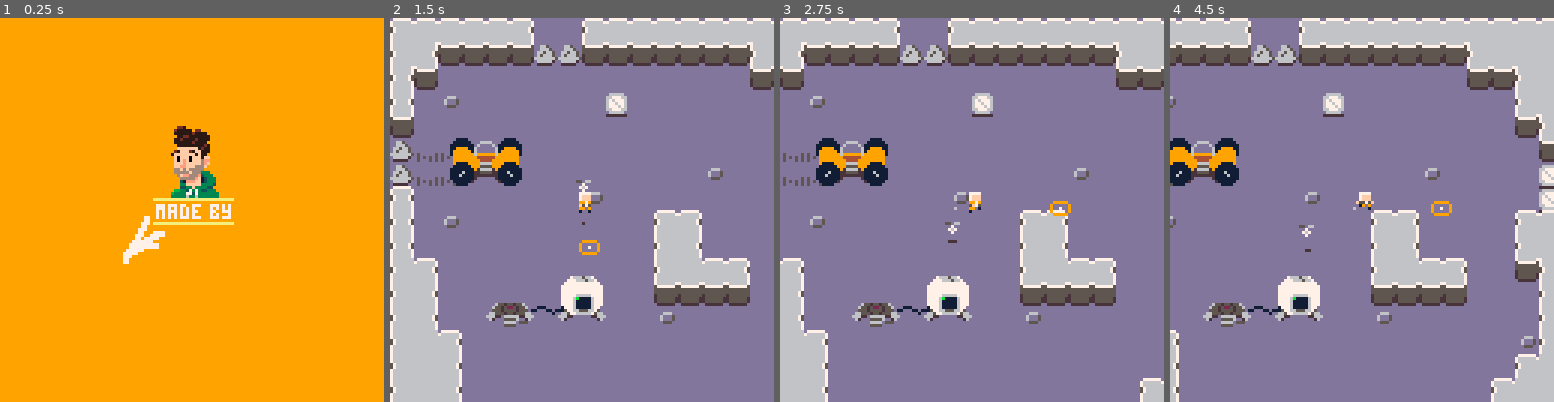
Above: before the commit, frames 1-4 (left to right).
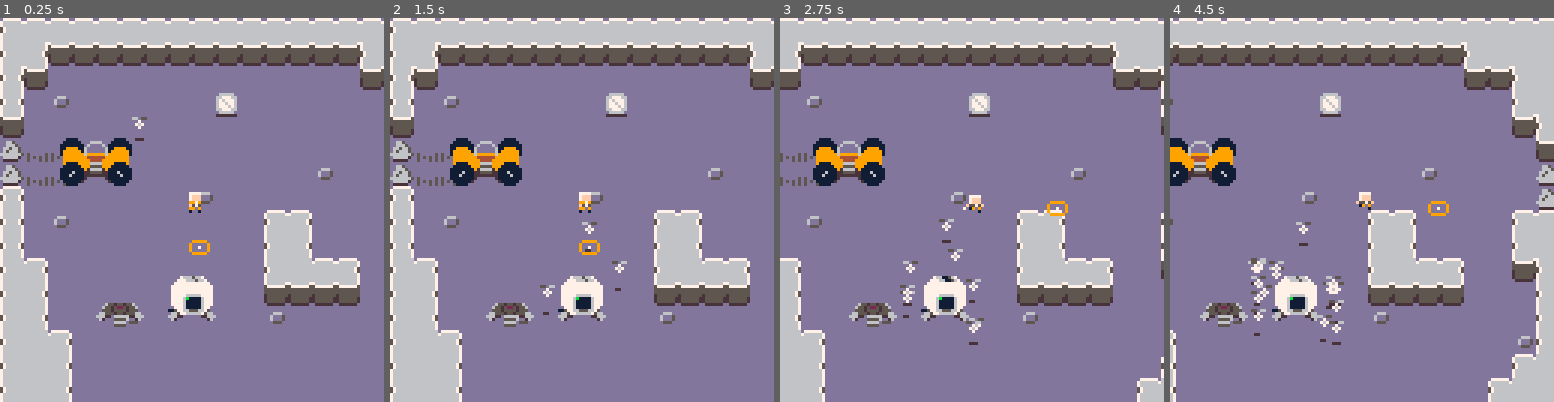
Above: after the commit, the same moments.

Repository: kevinthompson/moonbreak-p8
Game: PICO-8 cartridge moonbreak.p8
The game is run twice, just before and just after one commit, with the same random seed, the same clock (stepped at 60 frames per second) and the same inputs.
Inputs:
- Up to frame 1 (0.25 s): no input
- Up to frame 2 (1.5 s): tap X (X key) at 0.33, 1.07 s; tap O (Z key) at 0.7 s
- Up to frame 3 (2.75 s): hold Right 1.6-2.1 s; tap O (Z key) at 1.7, 2.1, 2.5 s; tap X (X key) at 1.85 s; hold Up 2.15-2.42 s; hold Right from 2.47 s (still down)
- Up to frame 4 (4.5 s): tap O (Z key) every 0.4 s from 2.9 to 4.1 s; tap X (X key) at 2.97, 4.08 s; release Right at 3.03 s; hold Left 3.08-3.58 s; hold Down 3.63-3.97 s; hold Right from 4.02 s (still down)

The runs differ from the first frame. In frame 1, 99% of the frame differs, in the area x 0-100%, y 0-100%; in frame 2, 1.8%; in frame 3, 8.5%; in frame 4, 9.1%.

Commit message:
feat: bot spawning

Diff:
--- a/moonbreak.p8
+++ b/moonbreak.p8
@@ -29,9 +29,10 @@
 #include scripts/entities/rover.lua
 #include scripts/entities/pod.lua
 #include scripts/entities/cursor.lua
-#include scripts/entities/machine.lua
 #include scripts/entities/obstacle.lua
 #include scripts/entities/enemy.lua
+#include scripts/entities/collector.lua
+#include scripts/entities/spawner.lua
 
 -- main
 #include scripts/main.lua
@@ -44,10 +45,10 @@
 000000000000000007767700611700000000000000000000611111600500000519999999699999960000000006e0005507777777777777700000000000000000
 00000000000000000077700061110000000000000000000066555660050505050999999994444449000000000000006607777777777777700000000000000000
 00000000000000000000000000000000000000000000000066666660050005050999999999444499000000000000005507777766666777700000000000000000
-000000000000000000000000066666000666660000000000776666770000000009111199996666990000000000000000077776b1111677700000000000000000
-00777700007777000000000066777660667776600000000076511567000000000111111999555599000000000000000007777611111677700000000000000000
-007fff00007fff00007777006767776067677760000000006511115600000000111111119e6666e9000000000000000007777611111677700000000000000000
-007fff00007fff00007fff00677677606776776000000000651111560000000011116111ee5555ee000000000000000000777611111677000000000000000000
+000000000000000000000000066666000666660000000000776666770000000009111199996666990000000000000000077776b1111677706611567000000000
+00777700007777000000000066777660667776600000000076511567000000000111111999555599000000000000000007777611111677707661156700000000
+007fff00007fff00007777006767776067677760000000006511115600000000111111119e6666e9000000000000000007777611111677706111157000000000
+007fff00007fff00007fff00677677606776776000000000651111560000000011116111ee5555ee000000000000000000777611111677007611115700000000
 0099790000997900007fff00677767606777676000000000651111560000000011161111eeeeeeee000000000000000011577665556675000000000000000000
 00f57500005f75000f5575f0667776606677766000000000651111560000000011111111e000000e000000000000000006657766666756600000000000000000
 00990900009901000019090006666600066666000000000065111156000000000111111e000000000000000000000000666ee000000ee6660000000000000000
@@ -168,14 +169,14 @@
 0000000000000000808000000000000000000000000000000101000000000000000000000000000000000000000000000000000000000000000000000000000000000001000000000000000001010101000000000000000000000000010101010000000000000000000000000001000000000000000000000000000000000000
 0000000000000000000000000000000000000000000000000000000000000000000000000000000000000000000000000000000000000000000000000000000000000000000000000000000000000000000000000000000000000000000000000000000000000000000000000000000000000000000000000000000000000000
 __map__
-5d5d5d5d5d5d00005d5d5d5d5d5d5d5d5d5d5d5d5d5d5d5d5d5d5d5d5d5d5d5d5d5d5d5d5d5d5d5d5d5d5d5d5d5d5d5d4242424242424242424242424242424242424242424242424242424242424242424242424242424242424242424242424242424242424242424242424242424242424242424242424242424242424242
-5d5d5d5d5d5d43435d5d5d5d5d5d5d5d5d5d5d5d5d5d5d5d5d5d5d5d5d5d5d5d5d5d5d5d5d5d5d5d5d5d5d5d5d5d5d5d4242424242424242424242424242424242424242424242424242424242424242424242424242424242424242424242424242424242424242424242424242424242424242424242424242424242424242
+5d5d5d5d5d5d5d5d5d5d5d5d5d5d5d5d5d5d5d5d5d5d5d5d5d5d5d5d5d5d5d5d5d5d5d5d5d5d5d5d5d5d5d5d5d5d5d5d4242424242424242424242424242424242424242424242424242424242424242424242424242424242424242424242424242424242424242424242424242424242424242424242424242424242424242
+5d5d5d5d5d5d5d5d5d5d5d5d5d5d5d5d5d5d5d5d5d5d5d5d5d5d5d5d5d5d5d5d5d5d5d5d5d5d5d5d5d5d5d5d5d5d5d5d4242424242424242424242424242424242424242424242424242424242424242424242424242424242424242424242424242424242424242424242424242424242424242424242424242424242424242
 5d5d000000000000000000000000005d5d5d5d5d5d5d5d5d5d5d5d5d5d5d5d5d5d5d5d5d5d5d5d5d5d5d5d5d5d5d5d5d4242424242424242424242424242424242424242424242424242424242424242424242424242424242424242424242424242424242424242424242424242424242424242424242424242424242424242
 5d004000000000000013000000000000005d5d5d5d5d5d5d5d5d5d5d5d5d5d5d5d5d5d5d5d5d5d5d5d5d5d5d5d5d5d5d4242424242424242424242424242424242424242424242424242424242424242424242424242424242424242424242424242424242424242424242424242424242424242424242424242424242424242
 5d000000000000000000000000000000005d5d5d5d5d5d5d5d5d5d5d5d5d5d5d5d5d5d5d5d5d5d5d5d5d5d5d5d5d5d5d4242424242424242424242424242424242424242424242424242424242424242424242424242424242424242424242424242424242424242424242424242424242424242424242424242424242424242
 4307070000000000000000000000000000005d5d5d5d5d5d5d5d0000005d5d5d5d5d5d5d5d5d5d5d5d5d5d5d5d5d5d5d4242424242424242424242424242424242424242424242424242424242424242424242424242424242424242424242424242424242424242424242424242424242424242424242424242424242424242
-4307070000000000000000000040000000001300000000000000000000005d5d5d5d5d5d5d5d5d5d5d5d5d5d5d5d5d5d4242424242424242424242424242424242424242424242424242424242424242424242424242424242424242424242424242424242424242424242424242424242424242424242424242424242424242
-5d00000000000000400000000000000000001300000000000000000000005d5d5d5d5d5d5d5d5d5d5d5d5d5d5d5d5d5d4242424242424242424242424242424242424242424242424242424242424242424242424242424242424242424242424242424242424242424242424242424242424242424242424242424242424242
+4307070000000000000000000040000000004300000000000000000000005d5d5d5d5d5d5d5d5d5d5d5d5d5d5d5d5d5d4242424242424242424242424242424242424242424242424242424242424242424242424242424242424242424242424242424242424242424242424242424242424242424242424242424242424242
+5d00000000000000400000000000000000004300000000000000000000005d5d5d5d5d5d5d5d5d5d5d5d5d5d5d5d5d5d4242424242424242424242424242424242424242424242424242424242424242424242424242424242424242424242424242424242424242424242424242424242424242424242424242424242424242
 5d004000000000000000005d5d000000005d5d5d5d5d5d5d5d00000000005d5d5d5d5d5d5d5d5d5d5d5d5d5d5d5d5d5d4242424242424242424242424242424242424242424242424242424242424242424242424242424242424242424242424242424242424242424242424242424242424242424242424242424242424242
 5d000000000000000000005d5d000000005d5d5d5d5d5d5d5d00000000005d5d5d5d5d5d5d5d5d5d5d5d5d5d5d5d5d5d4242424242424242424242424242424242424242424242424242424242424242424242424242424242424242424242424242424242424242424242424242424242424242424242424242424242424242
 5d5d0000000000000000005d5d5d5d00005d5d5d5d5d5d5d0000000000005d5d5d5d5d5d5d5d5d5d5d5d5d5d5d5d5d5d4242424242424242424242424242424242424242424242424242424242424242424242424242424242424242424242424242424242424242424242424242424242424242424242424242424242424242
--- a/scripts/entities/bot.lua
+++ b/scripts/entities/bot.lua
@@ -42,7 +42,8 @@
   end,
 
   throw_at = function(_ENV, t)
-    del(player.bots,_ENV)
+    if (target) del(target.bots,_ENV)
+    start_pos = { x = x, y = y }
     state = "throw"
     target = { x=t.x, y=t.y }
     animation_frames = 30
@@ -99,8 +100,8 @@
       -- move towards ground target
       elevation = 2.5 + arc(animation_frames,8,animation_frame)
 
-      local nx = lerp(player.x, target.x, animation_frame / animation_frames)
-      local ny = lerp(player.y, target.y, animation_frame / animation_frames)
+      local nx = lerp(start_pos.x, target.x, animation_frame / animation_frames)
+      local ny = lerp(start_pos.y, target.y, animation_frame / animation_frames)
 
       _ENV:move(nx,ny)
 
--- a/scripts/entities/collector.lua
+++ b/scripts/entities/collector.lua
@@ -1,9 +1,25 @@
 collector = entity:extend({
-  update = function(_ENV)
+  layer = 0,
 
+  init = function(_ENV)
+    entity.init(_ENV)
+    spawner_instance = spawner:new({
+      x = x + 24,
+      y = y + 4
+    })
   end,
 
   draw = function(_ENV)
-    ? "c", x, y
+    for wx=x+4,spawner.x do
+      pset(wx,y+1 + sin(wx/8), 1)
+    end
+    spr(11,x-8,y-1)
+    spr(11,x,y-1,1,1,true)
+  end,
+
+  collect_supply = function(_ENV, supply_instance)
+    -- TODO collect animation
+    supply_instance:destroy()
+    spawner_instance:spawn_bot()
   end
 })
--- a/scripts/entities/machine.lua
+++ /dev/null
@@ -1,13 +0,0 @@
-machine = entity:extend({
-  layer = 0,
-
-  draw = function(_ENV)
-    for wx=x+4,x+20 do
-      pset(wx,y+1 + sin(wx/8), 1)
-    end
-
-    spr(11,x-8,y-1)
-    spr(11,x,y-1,1,1,true)
-    spr(12,x+16,y-11,2,2)
-  end
-})
--- a/scripts/entities/spawner.lua
+++ b/scripts/entities/spawner.lua
@@ -1,9 +1,42 @@
 spawner = entity:extend({
+  open_percent = 0,
+
   update = function(_ENV)
-
+    entity.update(_ENV)
+    if btnp(4) then
+      _ENV:spawn_bot()
+    end
   end,
 
   draw = function(_ENV)
-    ? "s", x, y
+    spr(12,x-8,y-15,2,2)
+    if (open_percent == 50) sspr(112,8,8,2,x-3,y-14)
+    if (open_percent == 100) sspr(112,10,8,2,x-3,y-14)
+  end,
+
+  spawn_bot = function(_ENV)
+    async:call(function()
+      open_percent = 50
+      wait(6)
+      open_percent = 100
+
+      for i = 1,2 do
+        local new_bot = bot:new({
+          x = x + 1,
+          y = y - 12
+        })
+
+        new_bot:throw_at({
+          x = x + 12 * rnd({-1,1}),
+          y = y - 16 + rnd(32)
+        })
+      end
+
+      wait(30)
+
+      open_percent = 50
+      wait(6)
+      open_percent = 0
+    end)
   end
 })
--- a/scripts/entities/supply.lua
+++ b/scripts/entities/supply.lua
@@ -16,6 +16,7 @@
       add(player.bots, b)
     end
     bots = {}
+    target:collect_supply(_ENV)
   end,
 
   init = function(_ENV)
@@ -47,7 +48,7 @@
         solid = false
 
         if not target then
-          target = machines[1]
+          target = collectors[1]
           path = _ENV:find_path(target)
         end
 
--- a/scripts/main.lua
+++ b/scripts/main.lua
@@ -1,5 +1,5 @@
 function _init()
-  scene:load(splash)
+  scene:load(game)
 end
 
 function _update60()
--- a/scripts/scenes/game.lua
+++ b/scripts/scenes/game.lua
@@ -1,5 +1,6 @@
 game = scene:extend({
   init=function(_ENV)
+    reset_palette()
     autotile(0,0,128,64,93,tile_rules)
 
     time_start = time()
@@ -36,8 +37,8 @@
 
     -- interactive elements
     rover:new({ x = 32, y = 55 })
-    g.machines = {
-      machine:new({ x = 40, y = 96 })
+    g.collectors = {
+      collector:new({ x = 40, y = 96 })
     }
   end,
 
